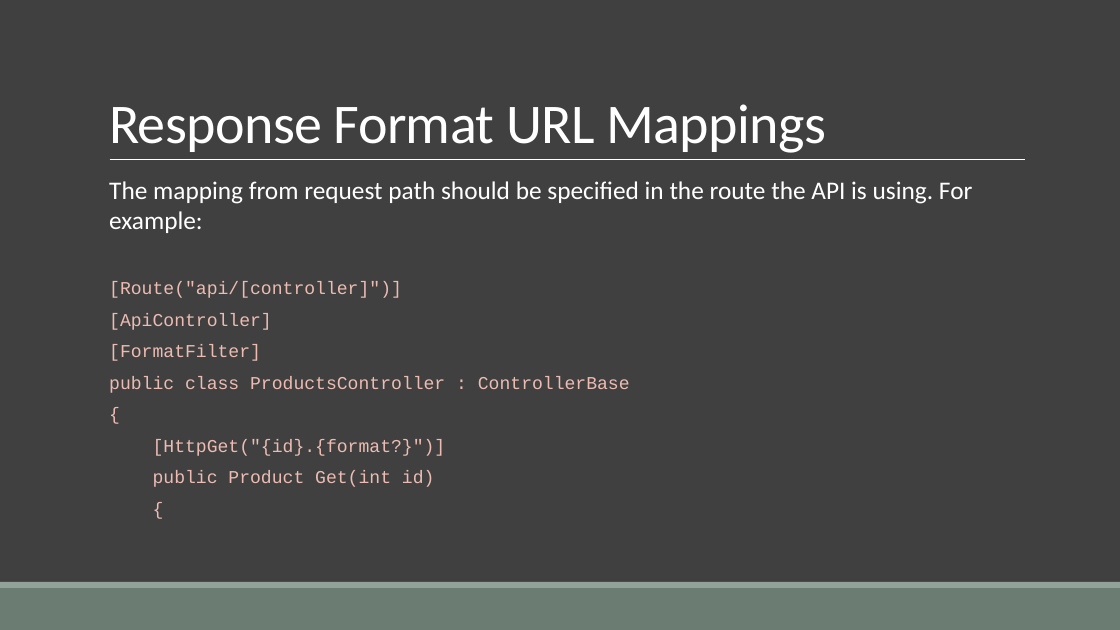
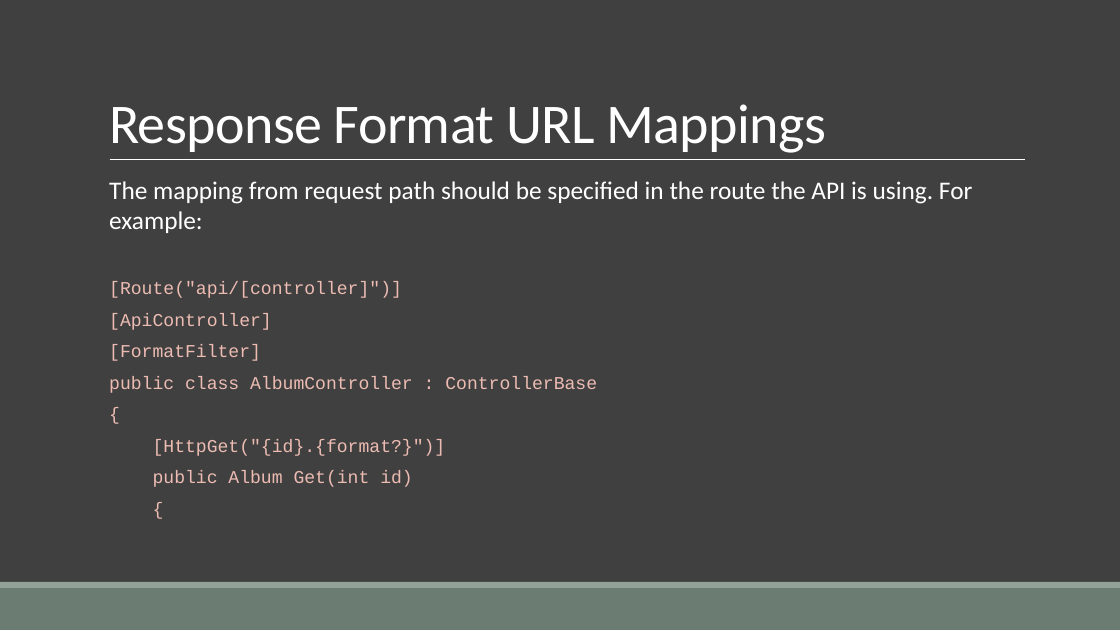
Before and after one commit to cwoodruff/aspnet-5-web-api-workshop, a slide deck: slide 11 of module-1/01-12 Formatting Reponse Data in your API/01-12 Formatting Response Data in your API.pptx. Drawn at 1120x630 pixels with LibreOffice and Linux fonts; fonts in the diff are those of the drawing. Boxes give left, top, right and bottom in pixels: in the first picture for what was removed or moved away, otherwise in the second. Text is boxed around its words. In the diff, an @@ line names an element or a change of style, - is before the commit and + after.

Commit message:
updated Response Data docs and slides

```diff
--- a/module-1/01-12 Formatting Reponse Data in your API/01-12 Formatting Response Data in your API.pptx
+++ b/module-1/01-12 Formatting Reponse Data in your API/01-12 Formatting Response Data in your API.pptx
@@ text at <box>109,376,597,393</box>: text changed @@
-  public class ProductsController : ControllerBase
+  public class AlbumController : ControllerBase
@@ text at <box>153,471,413,487</box>: text changed @@
-  public Product Get(int id)
+  public Album Get(int id)
```
Also in this commit, not shown: 4 other slides changed, 1 other file.
